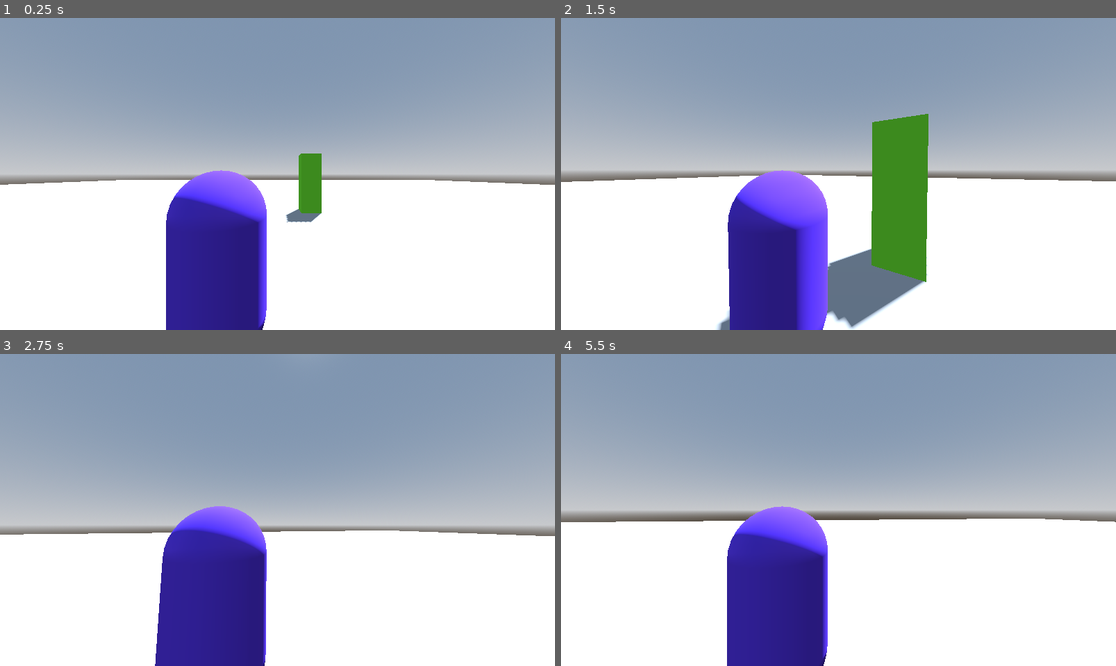
Above: before the commit, frames 1-4 (two rows, left to right).
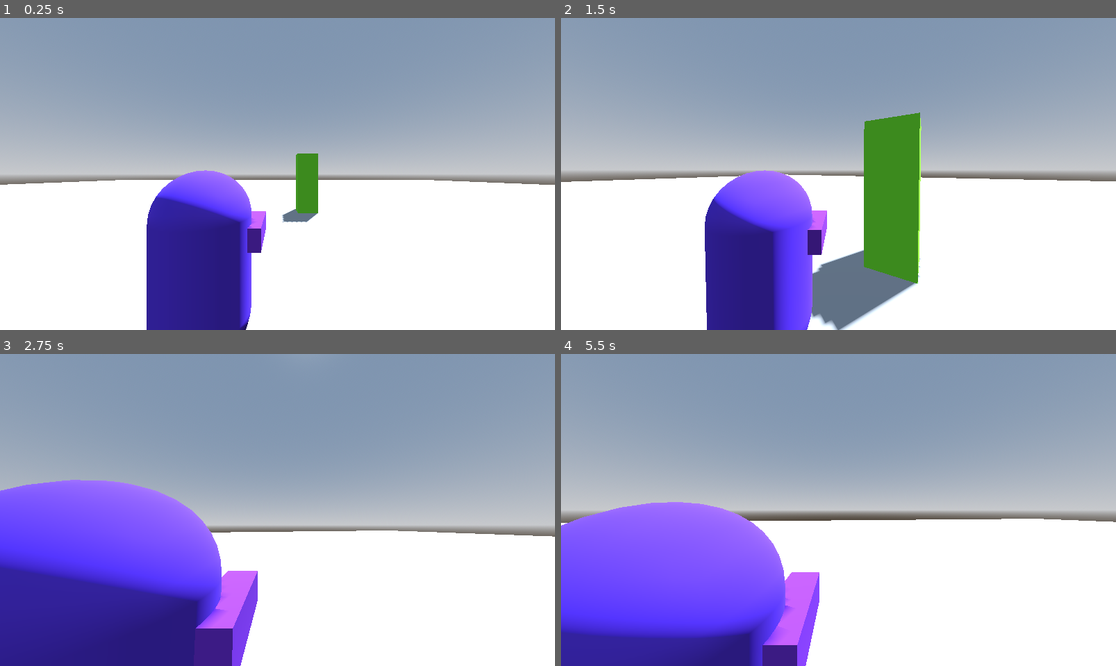
Above: after the commit, the same moments.

Repository: NxKuma/ISCS_3D
Game: Godot game, scene res://Scene/main.tscn
Two runs of this game, one before a commit and one after it. Both use one fixed random seed, a clock stepped at 60 frames per second and the inputs below.
Inputs (mouse positions are in pixels of both pictures, inside the frame that each line leads up to):
- Up to frame 1 (0.25 s): no input
- Up to frame 2 (1.5 s): tap Enter (ui_accept) at 0.5, 0.77 s; move the mouse to (866, 174) at 0.52 s; hold Right mouse button (aim, bound only after the commit) 0.53-1.28 s; hold W (up) from 0.53 s (still down); move the mouse to (810, 174) at 1.27 s; right-click (810, 174) at 1.35 s
- Up to frame 3 (2.75 s): keep holding W (up); tap Enter (ui_accept) at 1.52 s; move the mouse to (288, 503) at 2.02 s; hold Right mouse button (aim, bound only after the commit) from 2.03 s (still down)
- Up to frame 4 (5.5 s): keep holding W (up); move the mouse to (832, 516) at 2.77 s; release Right mouse button (aim, bound only after the commit) at 2.78 s; right-click (832, 516) at 2.85 s; tap Enter (ui_accept) at 3.02, 3.77, 4.52 s; move the mouse to (877, 513) at 3.52 s; hold Right mouse button (aim, bound only after the commit) 3.53-4.28 s; move the mouse to (794, 506) at 4.27 s; right-click (794, 506) at 4.35 s; move the mouse to (844, 510) at 5.02 s; hold Right mouse button (aim, bound only after the commit) from 5.03 s (still down)

The runs differ from the first frame. In frame 1, 4.4% of the frame differs, in the area x 1-98%, y 43-100%; in frame 2, 8.7%; in frame 3, 24%, in the area x 0-100%, y 40-100%; in frame 4, 23%.

Commit message:
Added ADS in Gun

Diff:
--- a/3rd-person-shooter/Scene/player.tscn
+++ b/3rd-person-shooter/Scene/player.tscn
@@ -26,18 +26,25 @@
 surface_material_override/0 = SubResource("StandardMaterial3D_dhqey")
 
 [node name="CamOrigin" type="Node3D" parent="."]
-transform = Transform3D(1, 0, 0, 0, 1, 0, 0, 0, 1, 0, 0.96434, 0)
+transform = Transform3D(1, 0, 0, 0, 1, 0, 0, 0, 1, 0.174271, 0.964, 0)
 
 [node name="SpringArm3D" type="SpringArm3D" parent="CamOrigin"]
 transform = Transform3D(1, 0, 0, 0, 1, 0, 0, 0, 1, 0.618648, -0.00368905, -0.275912)
 spring_length = 2.0
 margin = 0.5
 
+[node name="RayCast3D" type="RayCast3D" parent="CamOrigin/SpringArm3D"]
+transform = Transform3D(1, 0, 0, 0, 1, 0, 0, 0, 1, 0, -0.0889238, 1.98577)
+target_position = Vector3(0, 0, -10)
+
 [node name="Camera3D" type="Camera3D" parent="CamOrigin/SpringArm3D"]
 transform = Transform3D(1, 0, 0, 0, 1, 0, 0, 0, 1, 0, -0.0889238, 1.98577)
 fov = 90.0
 
 [node name="DirMesh" type="MeshInstance3D" parent="."]
-transform = Transform3D(0.5, 0, 0, 0, 0.5, 0, 0, 0, 0.5, 0, 0.649662, -0.716027)
+transform = Transform3D(0.5, 0, 0, 0, 0.5, 0, 0, 0, 0.5, 0.4985, 0.280059, -0.240998)
 mesh = SubResource("BoxMesh_25cyt")
 surface_material_override/0 = SubResource("StandardMaterial3D_e5ids")
+
+[node name="RayCast3D" type="RayCast3D" parent="DirMesh"]
+target_position = Vector3(0, 0, -50)
--- a/3rd-person-shooter/Script/player.gd
+++ b/3rd-person-shooter/Script/player.gd
@@ -20,9 +20,13 @@
 		pivot.rotation.x = clamp(pivot.rotation.x, deg_to_rad(-90), deg_to_rad(45))
 
 func _physics_process(delta):
-
 	if not is_on_floor():
 		velocity.y -= gravity * delta
+
+	if Input.is_action_pressed("aim"):
+		pivot.position = pivot.position.lerp(Vector3(0.174,0.964,-0.95), 0.3)
+	else:
+		pivot.position = pivot.position.lerp(Vector3(0.174,0.964,0), 0.5)
 
 	# Handle Jump.
 	if Input.is_action_just_pressed("ui_accept") and is_on_floor():
@@ -41,5 +45,4 @@
 	else:
 		velocity.x = move_toward(velocity.x, 0, SPEED)
 		velocity.z = move_toward(velocity.z, 0, SPEED)
-
 	move_and_slide()
--- a/3rd-person-shooter/project.godot
+++ b/3rd-person-shooter/project.godot
@@ -42,6 +42,11 @@
 "events": [Object(InputEventKey,"resource_local_to_scene":false,"resource_name":"","device":-1,"window_id":0,"alt_press …(195 unchanged characters)…
 ]
 }
+aim={
+"deadzone": 0.5,
+"events": [Object(InputEventMouseButton,"resource_local_to_scene":false,"resource_name":"","device":-1,"window_id":0,"alt_pressed":false,"shift_pressed":false,"ctrl_pressed":false,"meta_pressed":false,"button_mask":0,"position":Vector2(0, 0),"global_position":Vector2(0, 0),"factor":1.0,"button_index":2,"canceled":false,"pressed":false,"double_click":false,"script":null)
+]
+}
 
 [rendering]
 
